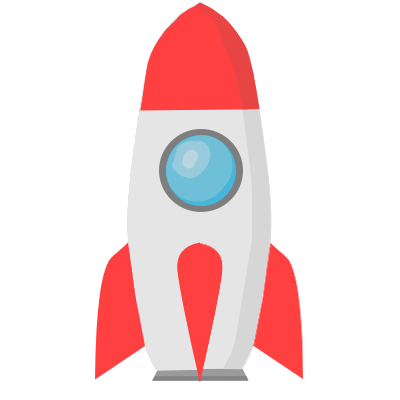
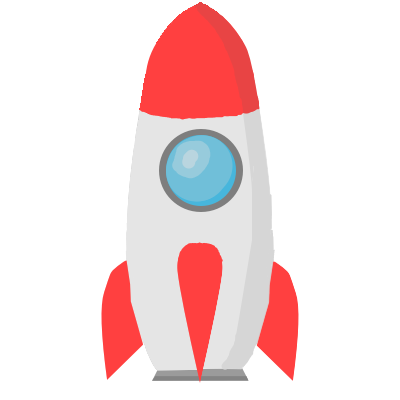
Layered file, before and after one edit (400px x 400px). Changes by layer:
removed layer "right_landing" over (192, 194, 303, 381)
removed layer "left_landing" over (95, 217, 192, 380)
painted on "red hat" over (95, 2, 303, 381)
added layer "Paint Layer 5" (1st of 2) above "Paint Layer 5" over (95, 256, 303, 381)
added layer "Paint Layer 5" (2nd of 2) above "right_body" over (95, 194, 303, 381)
painted on "right_body" over (192, 2, 303, 381)
painted on "left_body" over (95, 2, 256, 380)
